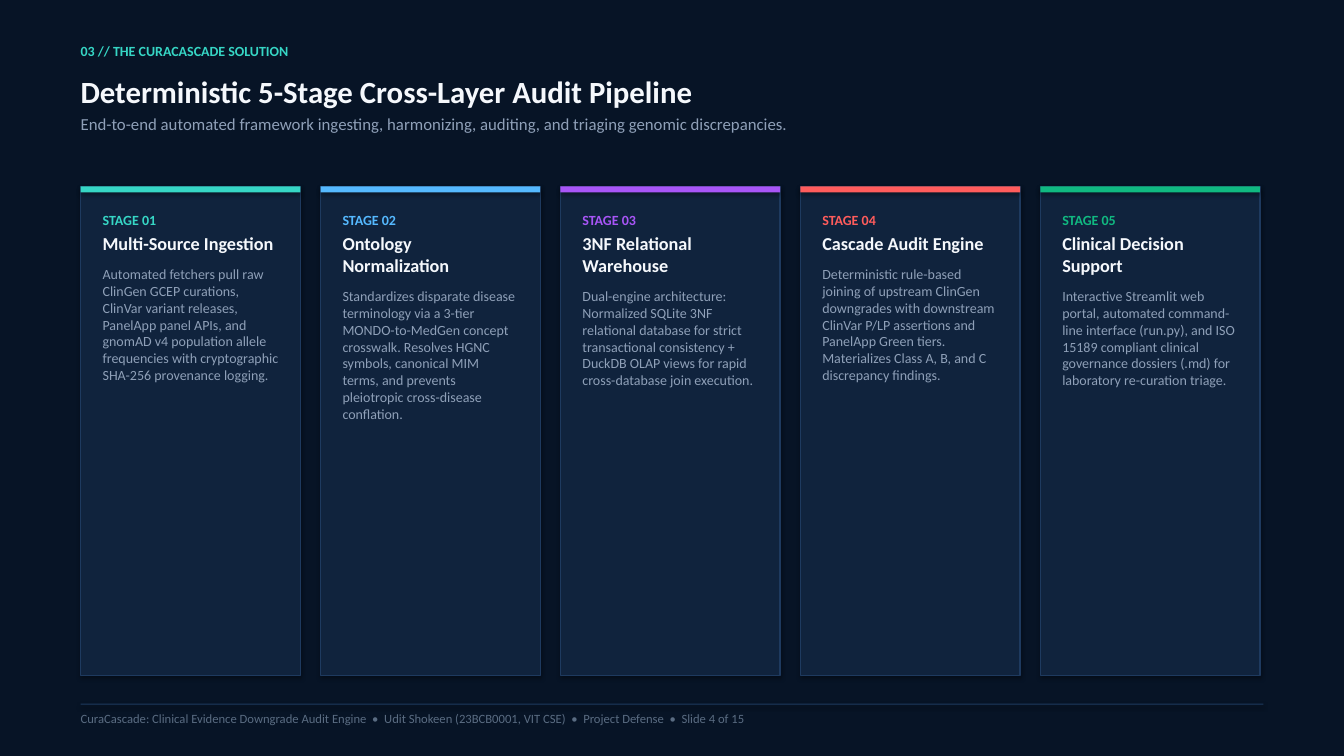
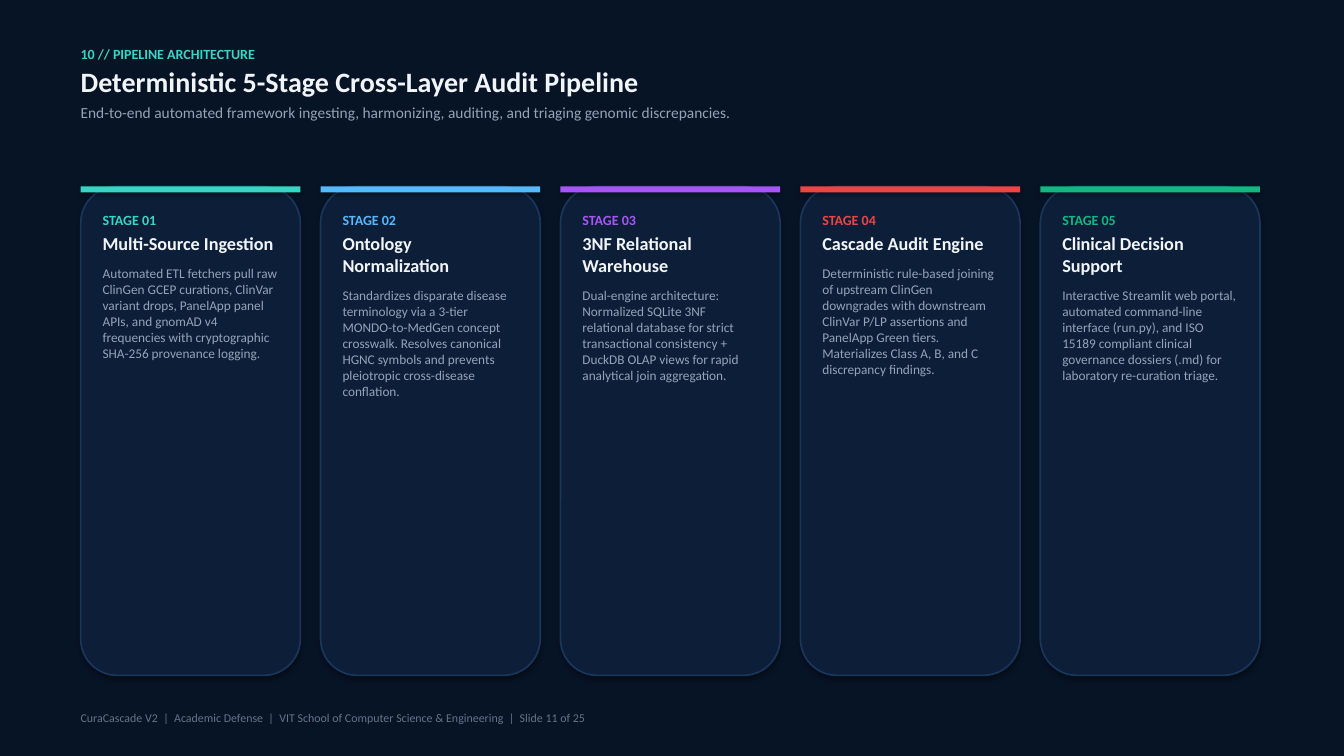
Before and after one commit to uditshokeen14/curacascadeV2, a slide deck: slide 11 of CuraCascade_Presentation_Redesigned.pptx (slide 4 before the commit). Drawn at 1344x756 pixels with LibreOffice and Linux fonts; fonts in the diff are those of the drawing. Boxes give left, top, right and bottom in pixels: in the first picture for what was removed or moved away, otherwise in the second. Text is boxed around its words. In the diff, an @@ line names an element or a change of style, - is before the commit and + after.

Commit message:
feat: complete CuraCascade V2 25-slide defense deck, claim audit, beginner guide, and viva defense bible

```diff
--- a/CuraCascade_Presentation_Redesigned.pptx
+++ b/CuraCascade_Presentation_Redesigned.pptx
@@ background #FFFFFF to #071426 @@
@@ rectangle removed at [0, 0, 1344, 756] @@
@@ text at [81, 50, 255, 59]: paragraph added @@
+10 // PIPELINE ARCHITECTURE
@@ text "10 // PIPELINE ARCHITECTURE": place and size @@
-text "10 // PIPELINE ARCHITECTURE" at [81, 81, 787, 133]
+text "10 // PIPELINE ARCHITECTURE" at [81, 50, 730, 121]
@@ text removed at [81, 47, 288, 56] @@
-03 // THE CURACASCADE SOLUTION
@@ text at [81, 72, 730, 121]: size 22 to 20 pt, text colour #F5F8FC to #F1F5F9 in "Deterministic 5-Stage Cross-Layer Audit Pipeline"; size 12 to 11 pt, text colour #8FA0B8 to #94A3B8 in "End-to-end automated framework ingesting, harmonizing, audit ..."; more space between paragraphs @@
@@ rectangle removed at [81, 187, 300, 676] @@
@@ rounded rectangle added at [81, 187, 300, 676], fill #0D1F38, outline #1A365D 1.2 pt @@
@@ rectangle removed at [321, 187, 540, 676] @@
@@ rounded rectangle added at [321, 187, 540, 676], fill #0D1F38, outline #1A365D 1.2 pt @@
@@ rectangle removed at [561, 187, 780, 676] @@
@@ rounded rectangle added at [561, 187, 780, 676], fill #0D1F38, outline #1A365D 1.2 pt @@
@@ rectangle at [801, 187, 1020, 193]: fill #FF5C5C to #EF4444 @@
@@ rectangle removed at [801, 187, 1020, 676] @@
@@ rounded rectangle added at [801, 187, 1020, 676], fill #0D1F38, outline #1A365D 1.2 pt @@
@@ text "STAGE 04" at [822, 216, 993, 376]: text colour #FF5C5C to #EF4444 in "STAGE 04"; text colour #F5F8FC to #F1F5F9 in "Cascade Audit Engine"; size 10 to 9.5 pt, text colour #8FA0B8 to #94A3B8 in "Deterministic rule-based joining of upstream ClinGen downgra ..." @@
@@ rectangle removed at [1041, 187, 1260, 676] @@
@@ rounded rectangle added at [1041, 187, 1260, 676], fill #0D1F38, outline #1A365D 1.2 pt @@
@@ text at [1062, 237, 1236, 382]: text colour #F5F8FC to #F1F5F9 in "Clinical Decision Support"; size 10 to 9.5 pt, text colour #8FA0B8 to #94A3B8 in "Interactive Streamlit web portal, automated command-line int ..." @@
@@ text at [103, 269, 277, 360]: text changed; size 10 to 9.5 pt; text colour #8FA0B8 to #94A3B8 @@
-Automated fetchers pull raw ClinGen GCEP curations, ClinVar variant releases, PanelApp panel APIs, and gnomAD v4 population allele frequencies with cryptographic SHA-256 provenance logging.
+Automated ETL fetchers pull raw ClinGen GCEP curations, ClinVar variant drops, PanelApp panel APIs, and gnomAD v4 frequencies with cryptographic SHA-256 provenance logging.
@@ text at [343, 291, 507, 396]: text changed; size 10 to 9.5 pt; text colour #8FA0B8 to #94A3B8 @@
-Standardizes disparate disease terminology via a 3-tier MONDO-to-MedGen concept crosswalk. Resolves HGNC symbols, canonical MIM terms, and prevents pleiotropic cross-disease conflation.
+Standardizes disparate disease terminology via a 3-tier MONDO-to-MedGen concept crosswalk. Resolves canonical HGNC symbols and prevents pleiotropic cross-disease conflation.
@@ text at [582, 291, 739, 382]: text changed; size 10 to 9.5 pt; text colour #8FA0B8 to #94A3B8 @@
-Dual-engine architecture: Normalized SQLite 3NF relational database for strict transactional consistency + DuckDB OLAP views for rapid cross-database join execution.
+Dual-engine architecture: Normalized SQLite 3NF relational database for strict transactional consistency + DuckDB OLAP views for rapid analytical join aggregation.
@@ text at [81, 714, 585, 724]: text changed; size 9 to 8.5 pt; text colour #5A6C82 to #64748B @@
-CuraCascade: Clinical Evidence Downgrade Audit Engine • Udit Shokeen (23BCB0001, VIT CSE) • Project Defense • Slide 4 of 15
+CuraCascade V2 | Academic Defense | VIT School of Computer Science & Engineering | Slide 11 of 25
@@ rectangle removed at [81, 704, 1263, 705] @@
```
Also in this commit, not shown: 6 other slides changed, 18 slides added, 8 slides removed, 17 other files.
